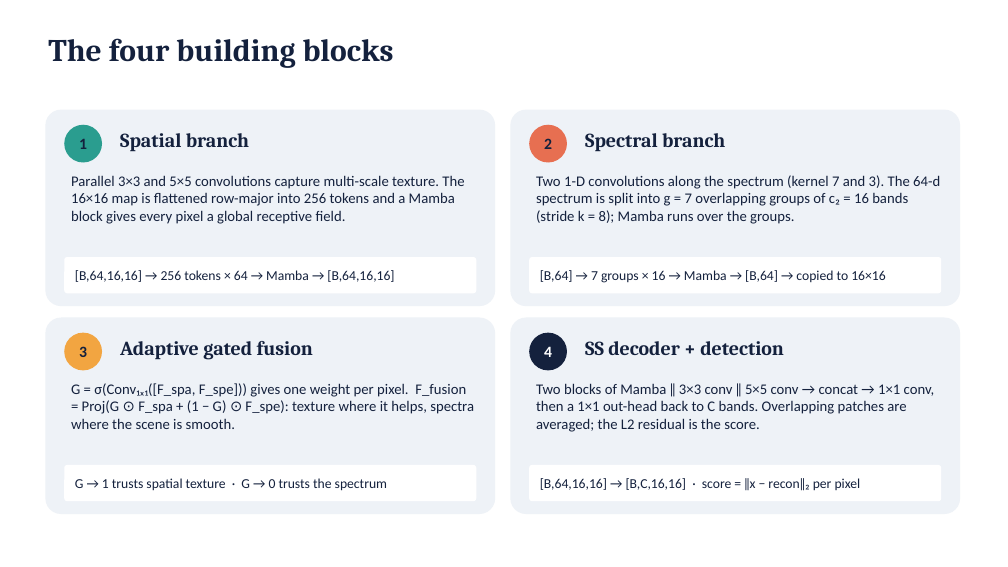
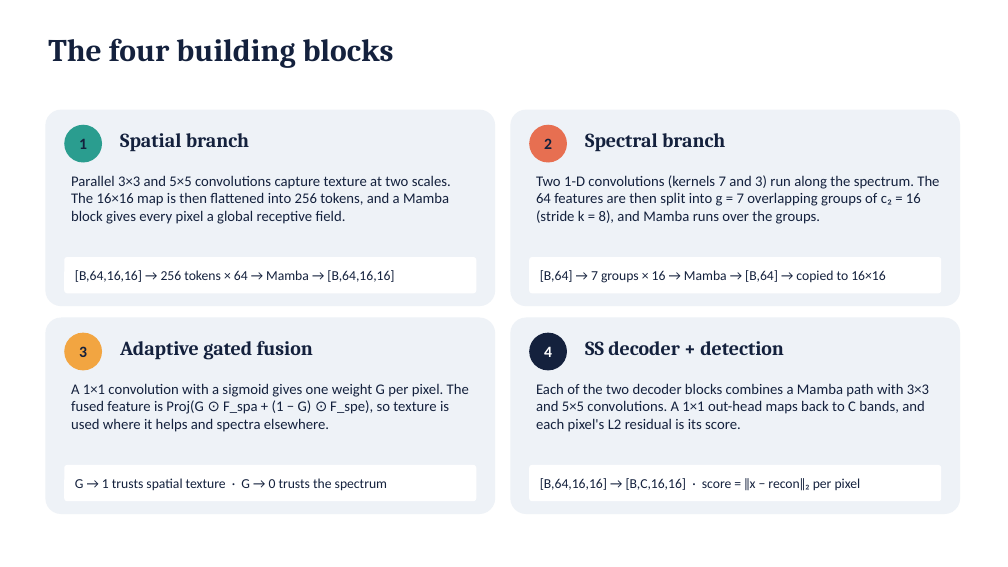
Before and after one commit to SaarthakG-Dtu/Hyperspectral_Anomaly_Detection, a slide deck: slide 10 of presentation/DMS2F-HAD_presentation.pptx. Drawn at 1008x567 pixels with LibreOffice and Linux fonts; fonts in the diff are those of the drawing. Boxes give left, top, right and bottom in pixels: in the first picture for what was removed or moved away, otherwise in the second. Text is boxed around its words. In the diff, an @@ line names an element or a change of style, - is before the commit and + after.

```diff
--- a/presentation/DMS2F-HAD_presentation.pptx
+++ b/presentation/DMS2F-HAD_presentation.pptx
@@ text at <box>71,175,451,224</box>: text changed @@
-Parallel 3×3 and 5×5 convolutions capture multi-scale texture. The 16×16 map is flattened row-major into 256 tokens and a Mamba block gives every pixel a global receptive field.
+Parallel 3×3 and 5×5 convolutions capture texture at two scales. The 16×16 map is then flattened into 256 tokens, and a Mamba block gives every pixel a global receptive field.
@@ text at <box>536,175,939,224</box>: text changed @@
-Two 1-D convolutions along the spectrum (kernel 7 and 3). The 64-d spectrum is split into g = 7 overlapping groups of c₂ = 16 bands (stride k = 8); Mamba runs over the groups.
+Two 1-D convolutions (kernels 7 and 3) run along the spectrum. The 64 features are then split into g = 7 overlapping groups of c₂ = 16 (stride k = 8), and Mamba runs over the groups.
@@ text at <box>71,383,469,432</box>: text changed @@
-G = σ(Conv₁ₓ₁([F_spa, F_spe])) gives one weight per pixel. F_fusion = Proj(G ⊙ F_spa + (1 − G) ⊙ F_spe): texture where it helps, spectra where the scene is smooth.
+A 1×1 convolution with a sigmoid gives one weight G per pixel. The fused feature is Proj(G ⊙ F_spa + (1 − G) ⊙ F_spe), so texture is used where it helps and spectra elsewhere.
@@ text at <box>536,383,929,432</box>: text changed @@
-Two blocks of Mamba ‖ 3×3 conv ‖ 5×5 conv → concat → 1×1 conv, then a 1×1 out-head back to C bands. Overlapping patches are averaged; the L2 residual is the score.
+Each of the two decoder blocks combines a Mamba path with 3×3 and 5×5 convolutions. A 1×1 out-head maps back to C bands, and each pixel's L2 residual is its score.
```
Also in this commit, not shown: 23 other slides changed, 1 slide added, 17 other files.
